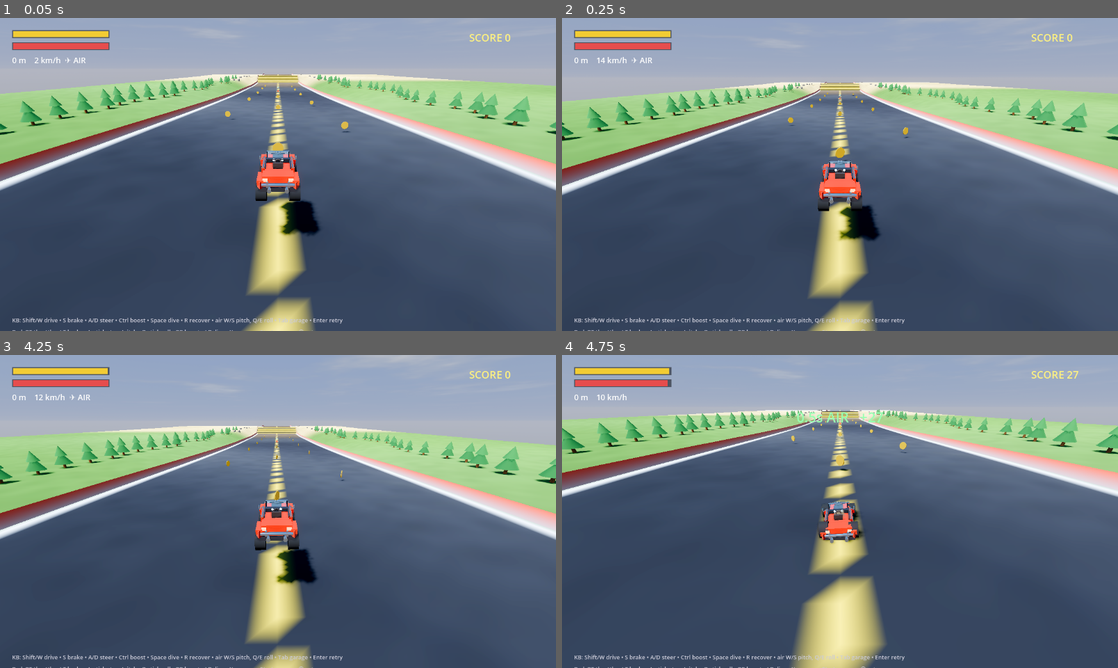
Above: before the commit, frames 1-4 (two rows, left to right).
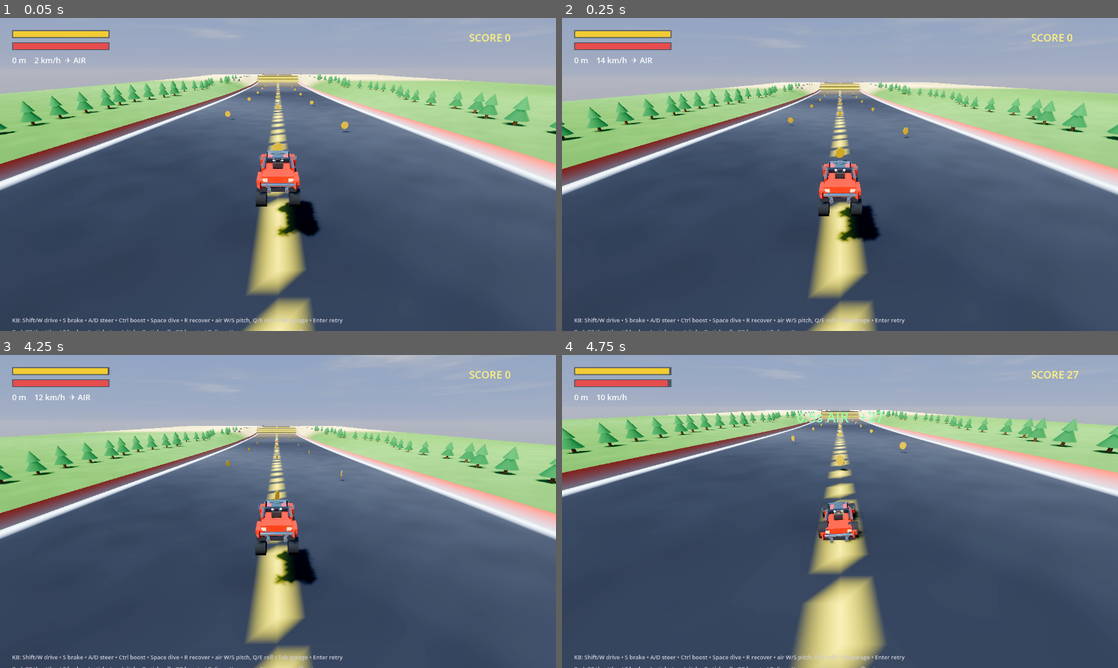
Above: after the commit, the same moments.

Repository: MilkManManiac/HillClimbRacer
Game: Godot game, scene res://scenes/HillClimb.tscn
Two runs of this game, one before a commit and one after it. Both use one fixed random seed, a clock stepped at 60 frames per second and the inputs below.
Inputs (mouse positions are in pixels of both pictures, inside the frame that each line leads up to):
- Up to frame 1 (0.05 s): no input
- Up to frame 2 (0.25 s): no input
- Up to frame 3 (4.25 s): tap Enter (restart) at 0.5, 4.15 s; move the mouse to (400, 495) at 0.52 s; hold E (roll_right) 0.53-1.25 s; hold Space (dive) 0.53-1.25 s; click (400, 495) at 0.67 s; tap Tab (toggle_shop) at 0.77, 1.07, 3.77, 4.07 s; drag from (166, 527) to (250, 574) at 1.27 s; move the mouse to (333, 442) at 2.02 s; hold E (roll_right) 2.03-2.75 s; hold Space (dive) 2.03-2.75 s; drag from (250, 574) to (111, 464) at 2.77 s; move the mouse to (444, 558) at 3.52 s; hold Q (roll_left) from 3.53 s (still down); hold Space (dive) from 3.53 s (still down)
- Up to frame 4 (4.75 s): release Q (roll_left) at 4.25 s; release Space (dive) at 4.25 s; drag from (673, 464) to (756, 433) at 4.27 s

The runs differ from the first frame. In frame 1, 0.3% of the frame differs, in the area x 45-57%, y 46-70%; in frame 2, 0.2%; in frame 3, 0.2%; in frame 4, nothing differs.

Commit message:
HC: split Durability upgrade, cooler roll cage, visible coil springs, controller menu fix
- Durability is now its own upgrade (HP + roll cage); Suspension keeps the
  landing-impact absorption and drives the new visible springs.
- Roll cage reworked: bright chromoly tubing, chrome weld-node balls at joints,
  red foam padding on the driver's bars (per-vehicle scaled).
- Visible gold coil-over springs per wheel (procedural helix mesh): compress on
  landings and stretch when wheels droop in the air; coils thicken with Suspension
  level. Airborne wheels now fully droop so the travel reads.
- Controller shop fix: explicit focus chain across every button (vehicles ->
  upgrades -> retry -> new game, wrapping) + scroll follow_focus, so d-pad walks
  the whole list instead of jumping to Retry.

Co-Authored-By: Claude Opus 4.8 (1M context) <noreply@anthropic.com>

Diff:
--- a/scripts/hc/HCCar.gd
+++ b/scripts/hc/HCCar.gd
@@ -50,6 +50,8 @@
 var _rays: Array[RayCast3D] = []
 var _wheel_meshes: Array[MeshInstance3D] = []
 var _wheel_positions: Array[Vector3] = []
+var _springs: Array[MeshInstance3D] = []   # visible coil-over per wheel (Suspension upgrade)
+var _spring_beef: float = 0.7              # coil thickness, grows with Suspension level
 var _wings: Array[Node3D] = []
 var _ailerons: Array[Node3D] = []
 var _rudder: Node3D
@@ -133,6 +135,7 @@
 	health = max_health
 	_build_collision()
 	_build_rays()
+	_build_springs()
 	_build_body()
 	_build_wings()
 	_build_engine()
@@ -441,8 +444,63 @@
 		d = clampf(d, 0.0, reach)
 		wy = base.y - d + wheel_radius        # wheel centre = contact + radius (bottom on ground)
 	else:
-		wy = base.y - suspension_rest         # hang at rest droop in the air
+		wy = base.y - reach + wheel_radius    # full droop in the air (springs stretch out)
 	wm.position = Vector3(base.x, wy, base.z)
+	# coil spring: spans a fixed chassis mount down to the wheel hub, so it visibly
+	# COMPRESSES on landings and STRETCHES when the wheel droops in the air.
+	if i < _springs.size():
+		var sp := _springs[i]
+		var mount_y: float = base.y + 0.35
+		var length: float = maxf(mount_y - wy, 0.05)
+		var rfac: float = clampf(wheel_radius / 0.5, 1.0, 2.2)
+		sp.position = Vector3(base.x, mount_y, base.z)
+		sp.scale = Vector3(_spring_beef * rfac, length, _spring_beef * rfac)
+
+## A helix tube (coil spring), unit height running from y=0 (top) down to y=-1, so
+## scaling its Y stretches/compresses the coils like a real spring.
+func _coil_mesh(coils: float, coil_r: float, wire_r: float, sides: int, seg: int) -> ArrayMesh:
+	var st := SurfaceTool.new()
+	st.begin(Mesh.PRIMITIVE_TRIANGLES)
+	var rings: Array = []
+	for i in range(seg + 1):
+		var t: float = float(i) / float(seg)
+		var ang: float = coils * TAU * t
+		var c := Vector3(coil_r * cos(ang), -t, coil_r * sin(ang))
+		var dang: float = coils * TAU
+		var tang := Vector3(-coil_r * sin(ang) * dang, -1.0, coil_r * cos(ang) * dang).normalized()
+		var nrm := tang.cross(Vector3.UP)
+		if nrm.length() < 0.001:
+			nrm = tang.cross(Vector3.RIGHT)
+		nrm = nrm.normalized()
+		var bin := tang.cross(nrm).normalized()
+		var ring: Array = []
+		for s in range(sides):
+			var sa: float = TAU * float(s) / float(sides)
+			ring.append(c + nrm * (cos(sa) * wire_r) + bin * (sin(sa) * wire_r))
+		rings.append(ring)
+	for i in range(seg):
+		for s in range(sides):
+			var s2: int = (s + 1) % sides
+			st.add_vertex(rings[i][s]); st.add_vertex(rings[i + 1][s]); st.add_vertex(rings[i][s2])
+			st.add_vertex(rings[i][s2]); st.add_vertex(rings[i + 1][s]); st.add_vertex(rings[i + 1][s2])
+	st.generate_normals()
+	return st.commit()
+
+func _build_springs() -> void:
+	var coil := _coil_mesh(4.5, 0.13, 0.03, 6, 96)
+	var mat := _metal(Color(0.95, 0.78, 0.2), 0.3)   # gold coil-over spring
+	mat.cull_mode = BaseMaterial3D.CULL_DISABLED
+	for i in range(_wheel_positions.size()):
+		var mi := MeshInstance3D.new()
+		mi.mesh = coil
+		mi.material_override = mat
+		add_child(mi)
+		_springs.append(mi)
+
+## Suspension upgrade: coils get chunkier as you invest (always visible so you can
+## watch them work — thin at level 0, beefy at max).
+func apply_suspension(level: int) -> void:
+	_spring_beef = 0.55 + float(level) * 0.11
 
 ## Raise/spread the bolt-on upgrade parts (wings, rudder, rockets, engine, cage,
 ## cans, air-brake) so they sit on a bigger ride instead of clustering at hot-rod
@@ -1035,7 +1093,26 @@
 	var s: float = (0.55 + float(level) * 0.16) * _part_scale
 	_engine.scale = Vector3(s, s, s)
 
-# --- roll cage (Suspension upgrade) -----------------------------------------
+# --- roll cage (Durability upgrade) -----------------------------------------
+## A chrome ball weld-node to hide/strengthen a tube joint.
+func _weld_node(parent: Node3D, pos: Vector3, r: float) -> void:
+	var mi := MeshInstance3D.new()
+	var sm := SphereMesh.new()
+	sm.radius = r
+	sm.height = r * 2.0
+	mi.mesh = sm
+	mi.material_override = _chrome(0.18)
+	mi.position = pos
+	parent.add_child(mi)
+
+## Matte foam material (roll-cage padding).
+func _foam(col: Color) -> StandardMaterial3D:
+	var m := StandardMaterial3D.new()
+	m.albedo_color = col
+	m.roughness = 0.98
+	m.metallic = 0.0
+	return m
+
 func _tube(parent: Node3D, a: Vector3, b: Vector3, r: float, mat: Material) -> void:
 	var mi := MeshInstance3D.new()
 	var cm := CylinderMesh.new()
@@ -1059,7 +1136,7 @@
 		var t := Node3D.new()
 		_cage.add_child(t)
 		_cage_tiers.append(t)
-	var mat := _metal(Color(0.13, 0.13, 0.15))
+	var mat := _metal(Color(0.56, 0.58, 0.64), 0.32)   # bare chromoly steel tube (bright, not black)
 	var hx := 1.32
 	var zf := -1.75
 	var zr := 1.75
@@ -1076,6 +1153,13 @@
 	_tube(_cage_tiers[0], top[1], top[3], 0.06, mat)
 	_tube(_cage_tiers[0], bot[0], bot[2], 0.06, mat)
 	_tube(_cage_tiers[0], bot[1], bot[3], 0.06, mat)
+	# chrome weld nodes at every corner so the joints read welded, not floating
+	for p in (bot + top):
+		_weld_node(_cage_tiers[0], p, 0.085)
+	# bright foam padding on the front uprights (the bars beside the driver's head)
+	var pad := _foam(Color(0.92, 0.16, 0.1))
+	_tube(_cage_tiers[0], Vector3(-hx, 1.15, zf), Vector3(-hx, 1.95, zf), 0.1, pad)
+	_tube(_cage_tiers[0], Vector3(hx, 1.15, zf), Vector3(hx, 1.95, zf), 0.1, pad)
 	# tier 1 (Lv2): side diagonal braces
 	_tube(_cage_tiers[1], bot[0], top[2], 0.05, mat)
 	_tube(_cage_tiers[1], bot[1], top[3], 0.05, mat)
--- a/scripts/hc/HCMain.gd
+++ b/scripts/hc/HCMain.gd
@@ -24,15 +24,16 @@
 var _trick_lbl: Label
 
 # --- economy / upgrades ------------------------------------------------------
-const UP_KEYS := ["engine", "fuel", "fueleff", "cashmult", "suspension", "wheels", "wings", "ailerons", "dive", "rockets", "stretch", "wide"]
-const UP_NAME := {"engine": "Engine", "fuel": "Fuel Tank", "fueleff": "Fuel Economy", "cashmult": "Sponsor Decals", "suspension": "Suspension", "wheels": "Bigger Wheels", "wings": "Wing …(123 unchanged characters)…
+const UP_KEYS := ["engine", "fuel", "fueleff", "cashmult", "suspension", "durability", "wheels", "wings", "ailerons", "dive", "rockets", "stretch", "wide"]
+const UP_NAME := {"engine": "Engine", "fuel": "Fuel Tank", "fueleff": "Fuel Economy", "cashmult": "Sponsor Decals", "suspension": "Suspension", "durability": "Durability", "wheels": "Bigger Wheels", "wings": "Wing …(123 unchanged characters)…
 const UP_DESC := {
 	"engine": "More power & higher top speed",
 	"fuel": "Bigger tank — more total fuel",
 	"fueleff": "Burns fuel slower (better mileage)",
 	"cashmult": "Earn more cash per metre (+25%/lvl)",
-	"suspension": "Roll cage, armor (+HP), softer landings",
-	"wheels": "Taller wheels, more ground clearance",
+	"suspension": "Coil springs — softer, safer landings (visible!)",
+	"durability": "Roll cage + armor — more health (HP)",
+	"wheels": "Taller & wider wheels, more clearance",
 	"wings": "Lift = more air time off jumps",
 	"ailerons": "Air control + auto-centering (needs Wings)",
 	"dive": "Hold Space to dive + an air-brake flap",
@@ -40,7 +41,7 @@
 	"stretch": "Limo: longer wheelbase, lazier turns",
 	"wide": "Wider stance, harder to roll over",
 }
-const UP_BASECOST := {"engine": 320, "fuel": 260, "fueleff": 240, "cashmult": 400, "suspension": 340, "wheels": 280, "wings": 380, "ailerons": 340, "dive": 300, "rockets": 420, "stretch": 360, "wide": 320}
+const UP_BASECOST := {"engine": 320, "fuel": 260, "fueleff": 240, "cashmult": 400, "suspension": 300, "durability": 300, "wheels": 280, "wings": 380, "ailerons": 340, "dive": 300, "rockets": 420, "stretch": 360, "wide": 320}
 const UP_COSTMULT := 1.9   # each level costs 1.9x the last — costs ramp hard
 const UP_MAX := 6
 const MONEY_PER_M := 1.0    # money earned = metres travelled down the track
@@ -346,8 +347,10 @@
 	_car.set("grip", float(v.grip))
 	_car.set("gravity_force", float(v.gravity))
 	_car.set("max_steer_angle", float(v.steer))
-	# hard landings hurt sooner unless you buy Suspension/Wheels
+	# Suspension softens landings (higher free-impact threshold) + shows the springs
 	_car.set("land_damage_speed", float(v.land_base) + _levels.suspension * 5.0 + _levels.wheels * 2.0)
+	if _car.has_method("apply_suspension"):
+		_car.call("apply_suspension", _levels.suspension)
 	# Bigger Wheels: more ride height + larger wheels (clearance over bumps).
 	# Per-ride growth — the monster's wheels balloon dramatically.
 	_car.set("suspension_rest", float(v.susp_rest) + _levels.wheels * float(v.susp_per))
@@ -360,10 +363,10 @@
 	if _car.has_method("apply_ailerons"):
 		_car.call("apply_ailerons", _levels.ailerons)
 	_car.set("dive_force", 30.0 + _levels.dive * 16.0)     # heavier dive to time ramps
-	# Suspension also = roll cage + more health (frame/armor)
-	_car.set("max_health", float(v.health_base) + _levels.suspension * 18.0)
+	# Durability = roll cage + armor (more health / frame)
+	_car.set("max_health", float(v.health_base) + _levels.durability * 18.0)
 	if _car.has_method("apply_cage"):
-		_car.call("apply_cage", _levels.suspension)
+		_car.call("apply_cage", _levels.durability)
 	if _car.has_method("apply_cans"):
 		_car.call("apply_cans", _levels.fuel)
 	if _car.has_method("apply_airbrake"):
@@ -414,6 +417,7 @@
 	scroll.custom_minimum_size = Vector2(504, 360)
 	scroll.size_flags_vertical = Control.SIZE_EXPAND_FILL
 	scroll.horizontal_scroll_mode = ScrollContainer.SCROLL_MODE_DISABLED
+	scroll.follow_focus = true   # gamepad: scroll to keep the focused row on screen
 	box.add_child(scroll)
 	var list := VBoxContainer.new()
 	list.size_flags_horizontal = Control.SIZE_EXPAND_FILL
@@ -493,6 +497,32 @@
 	_reset_btn.add_theme_color_override("font_color", Color(1.0, 0.62, 0.55))
 	_reset_btn.pressed.connect(_on_reset_pressed)
 	box.add_child(_reset_btn)
+
+	_wire_focus_chain()
+
+## Chain every shop button top-to-bottom (vehicles -> upgrades -> retry -> new game,
+## wrapping) so a gamepad d-pad walks the WHOLE list. Without this, the default
+## focus solver jumps straight from an upgrade row to the Retry button because the
+## next rows are clipped by the scroll. (Disabled buttons stay focusable so you can
+## still read every upgrade; they just can't be pressed.)
+func _wire_focus_chain() -> void:
+	var chain: Array[Control] = []
+	for vk in VEH_KEYS:
+		chain.append(_veh_rows[vk].buy)
+	for key in UP_KEYS:
+		chain.append(_shop_rows[key].buy)
+	chain.append(_restart_btn)
+	chain.append(_reset_btn)
+	var n := chain.size()
+	for i in range(n):
+		var cur: Control = chain[i]
+		var nxt: Control = chain[(i + 1) % n]
+		var prv: Control = chain[(i - 1 + n) % n]
+		cur.focus_mode = Control.FOCUS_ALL
+		cur.focus_neighbor_bottom = cur.get_path_to(nxt)
+		cur.focus_neighbor_top = cur.get_path_to(prv)
+		cur.focus_next = cur.get_path_to(nxt)
+		cur.focus_previous = cur.get_path_to(prv)
 
 func _shop_label(parent: Node, text: String, size: int, col: Color) -> Label:
 	var l := Label.new()
